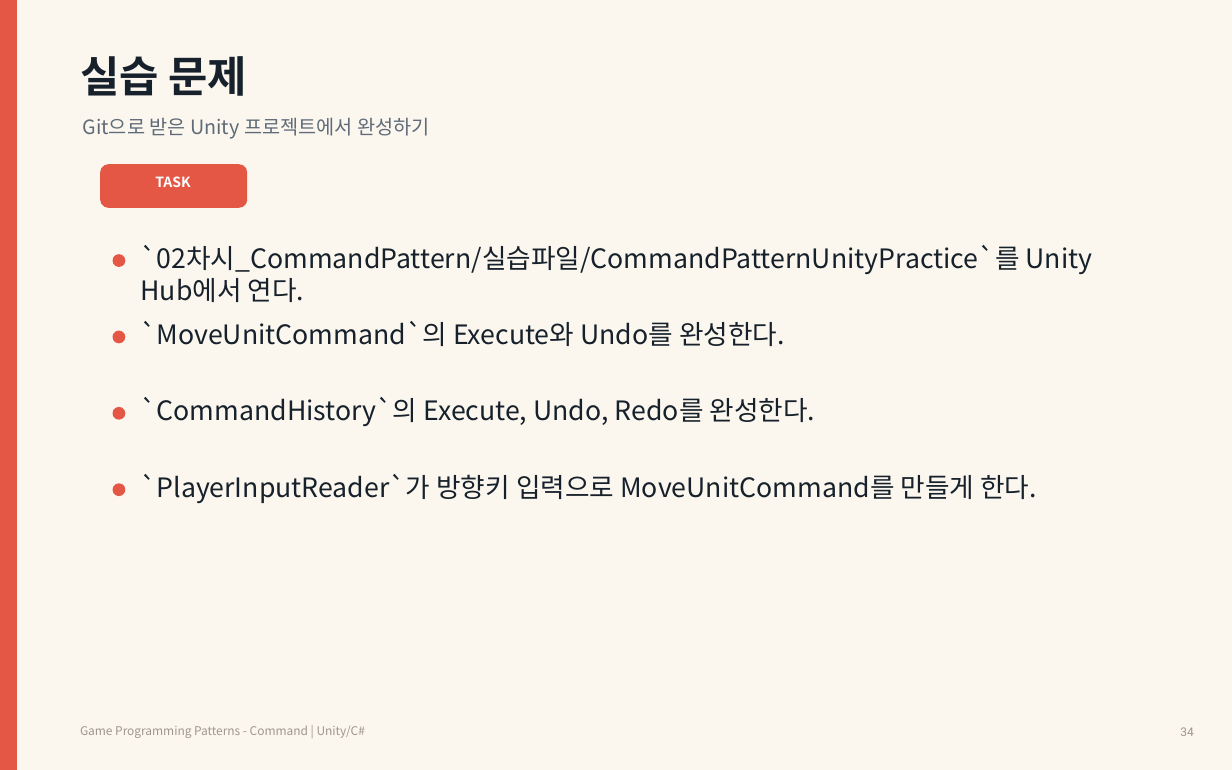
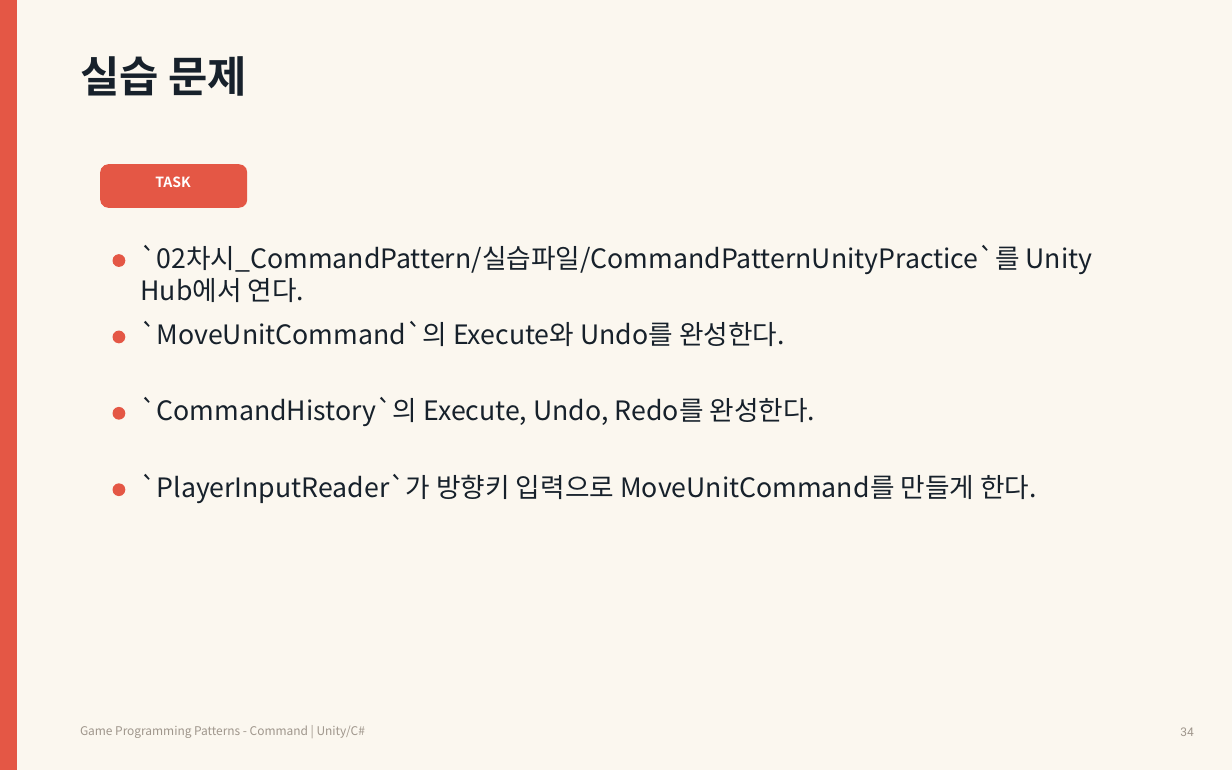
Before and after one commit to Meerkat-GMD/unity-programming-pattern, a slide deck: slide 34 of 강의자료/유니티 프로그래밍 패턴 2차시 - Command Pattern.pptx. Drawn at 1232x770 pixels with LibreOffice and Linux fonts; fonts in the diff are those of the drawing. Boxes give left, top, right and bottom in pixels: in the first picture for what was removed or moved away, otherwise in the second. Text is boxed around its words. In the diff, an @@ line names an element or a change of style, - is before the commit and + after.

```diff
--- a/강의자료/유니티 프로그래밍 패턴 2차시 - Command Pattern.pptx
+++ b/강의자료/유니티 프로그래밍 패턴 2차시 - Command Pattern.pptx
@@ text removed at (x1=83, y1=117, x2=430, y2=139) @@
-Git으로 받은 Unity 프로젝트에서 완성하기
```
Also in this commit, not shown: 32 other slides changed.
